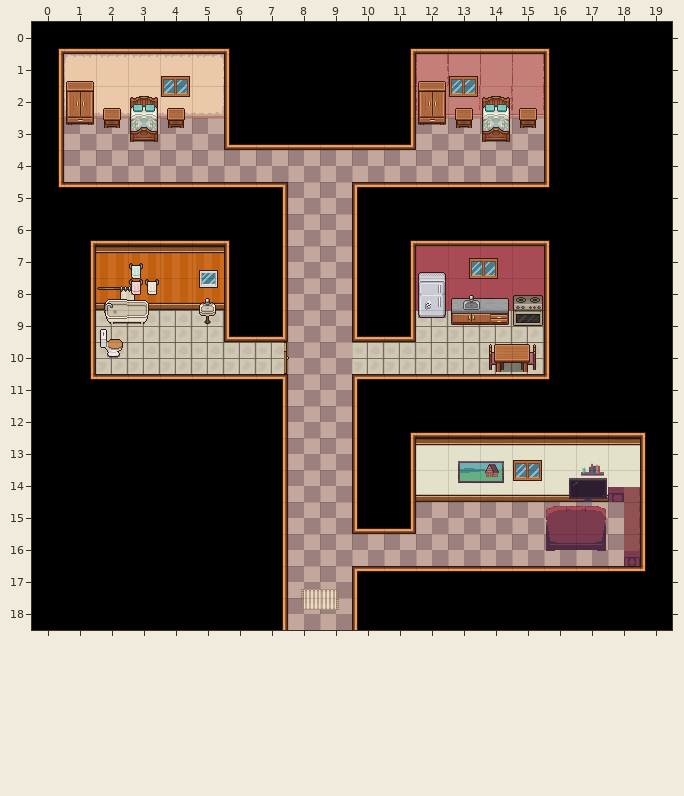
Two versions of a level (Tiled map (JSON), public/assets/interiors/house_anna.tmj). That is the earlier state.
Cells are 32x32 px. Shown: x 0..19, y 0..18. Layer "accessori" is drawn -12,7 px off the grid. Layer "mobili2" is drawn 0,-15 px off the grid. Layer "tendadoccia" is drawn -14,11 px off the grid.
Once edited:
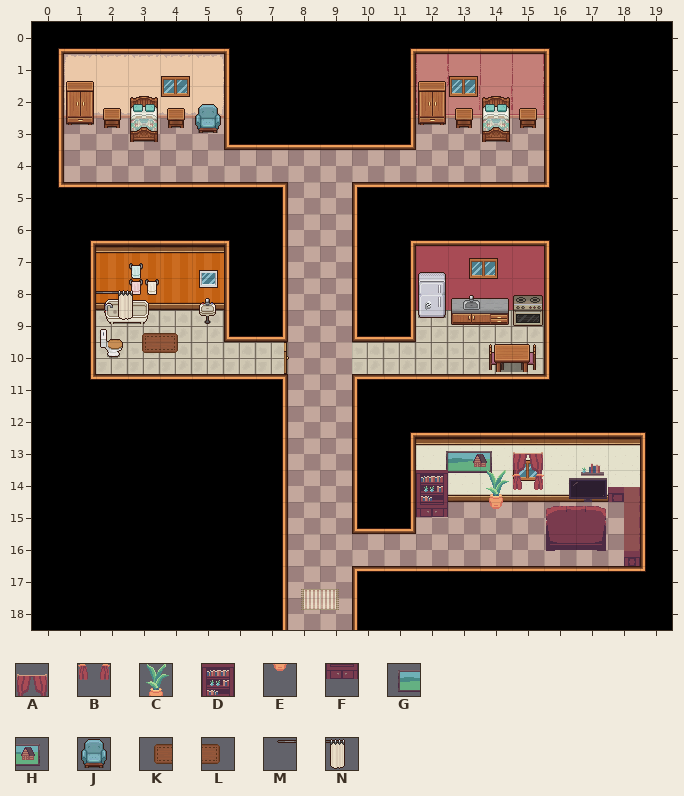
Key: from "InteriorTilesLITE (1)": A 59, B 75, C 89, D 91, E 105, F 107, G 121, H 122; from "Pixel Interiors 32x32pxl": J 45; from "TILESET INDOORS +Bathroom": K 49, L 50, M 63, N 64.
_ is an empty cell.
Tiles of an added or newly shown layer are drawn over the layers below it.
Changes in this commit:
Layer "accessori":
y 8: x 2..3 MN -> __
y 13: x 13..14 __ -> GH
Layer "mobili1":
y 14: x 14 _ -> C
y 15: x 14 _ -> E
Layer "mobili2":
y 3: x 5 _ -> J
y 10: x 3..4 __ -> KL
y 14: x 13..14 GH -> __
Layer "accessori2" (added):
y 14: x 12 _ -> D
y 15: x 12 _ -> F
Layer "accessori3" (added):
y 13: x 15 _ -> A
y 14: x 15 _ -> B
Layer "tendadoccia" (added):
y 8: x 2..3 __ -> MN
